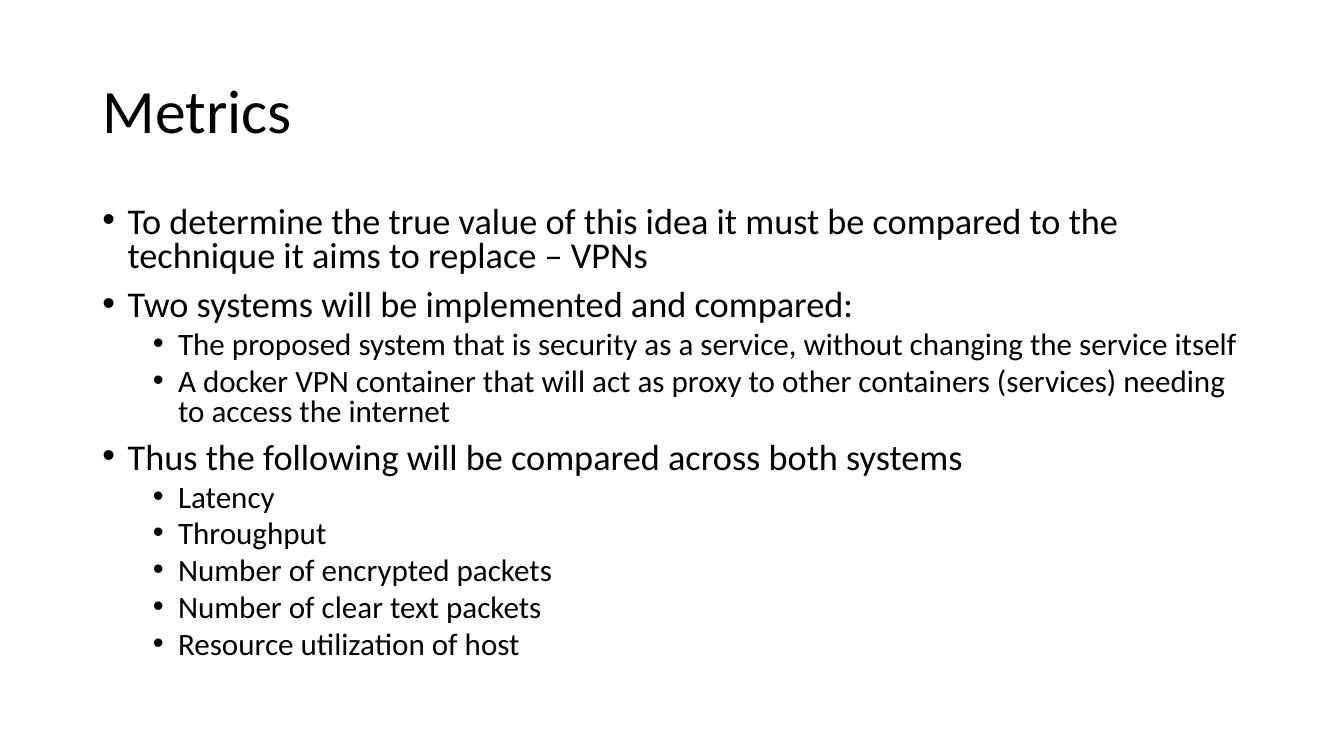
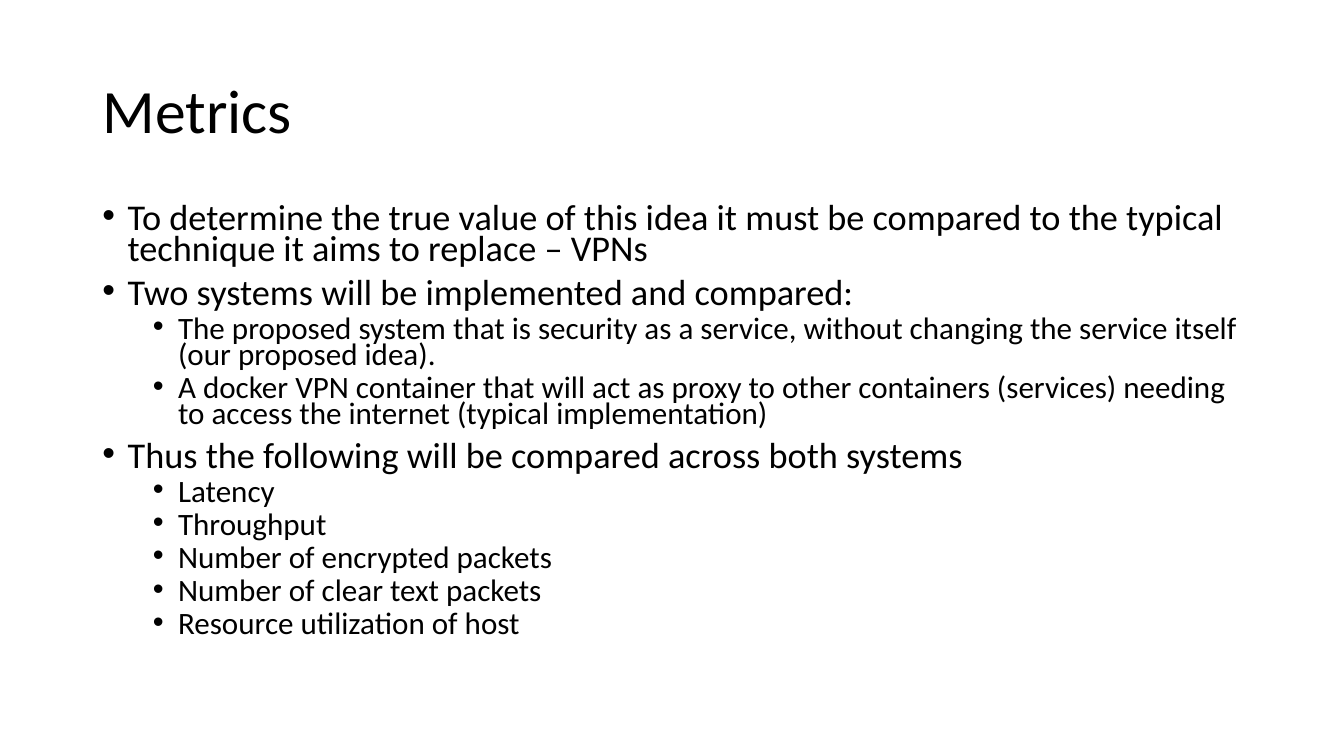
Before and after one commit to devagent42/ITEC5102F-Project, a slide deck: slide 11 of Presentation/Progress Presentation Slides.pptx. Drawn at 1344x756 pixels with LibreOffice and Linux fonts; fonts in the diff are those of the drawing. Boxes give left, top, right and bottom in pixels: in the first picture for what was removed or moved away, otherwise in the second. Text is boxed around its words. In the diff, an @@ line names an element or a change of style, - is before the commit and + after.

Commit message:
updated slides

```diff
--- a/Presentation/Progress Presentation Slides.pptx
+++ b/Presentation/Progress Presentation Slides.pptx
@@ text at [128,204,1223,267]: text changed @@
-• To determine the true value of this idea it must be compared to the technique it aims to replace – VPNs
+• To determine the true value of this idea it must be compared to the typical technique it aims to replace – VPNs
@@ text at [128,279,962,635]: line spacing 0.8 to 0.7 @@
@@ text at [178,317,1237,429]: text changed @@
-  • The proposed system that is security as a service, without changing the service itself
-  • A docker VPN container that will act as proxy to other containers (services) needing to access the internet
+  • The proposed system that is security as a service, without changing the service itself (our proposed idea).
+  • A docker VPN container that will act as proxy to other containers (services) needing to access the internet (typical implementation)
```
Also in this commit, not shown: 1 other slide changed.
